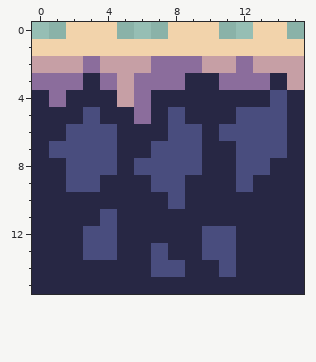
Two states of a pixel-art sprite, assets/block1.png. This is how it looked before the edit.
The file is 16x16 pixels.
Now the later version:
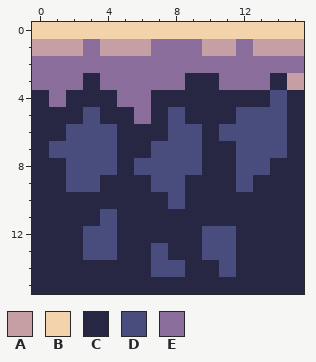
Palette (. is transparent): A #c69fa5  B #f2d3ab  C #272744  D #494d7e  E #8b6d9c
Changes in this commit:
{"y":0,"x":0,"old":"..","new":"BB"}
{"y":0,"x":5,"old":"...","new":"BBB"}
{"y":0,"x":11,"old":"..","new":"BB"}
{"y":0,"x":15,"old":".","new":"B"}
{"y":1,"x":0,"old":"BBBBBBBBBBBBBBBB","new":"AAAEAAAEEEAAEAAA"}
{"y":2,"x":0,"old":"AAA","new":"EEE"}
{"y":2,"x":4,"old":"AAA","new":"EEE"}
{"y":2,"x":10,"old":"AA","new":"EE"}
{"y":2,"x":13,"old":"AAA","new":"EEE"}
{"y":3,"x":5,"old":"A","new":"E"}
{"y":4,"x":5,"old":"A","new":"E"}
{"label":"changed","picture_box":[32,22,304,107]}
